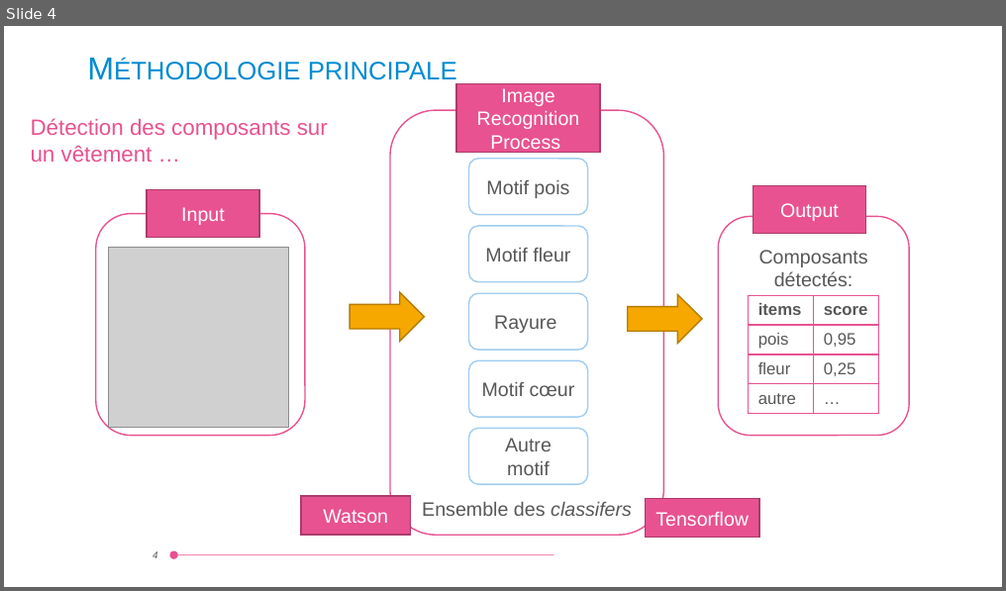
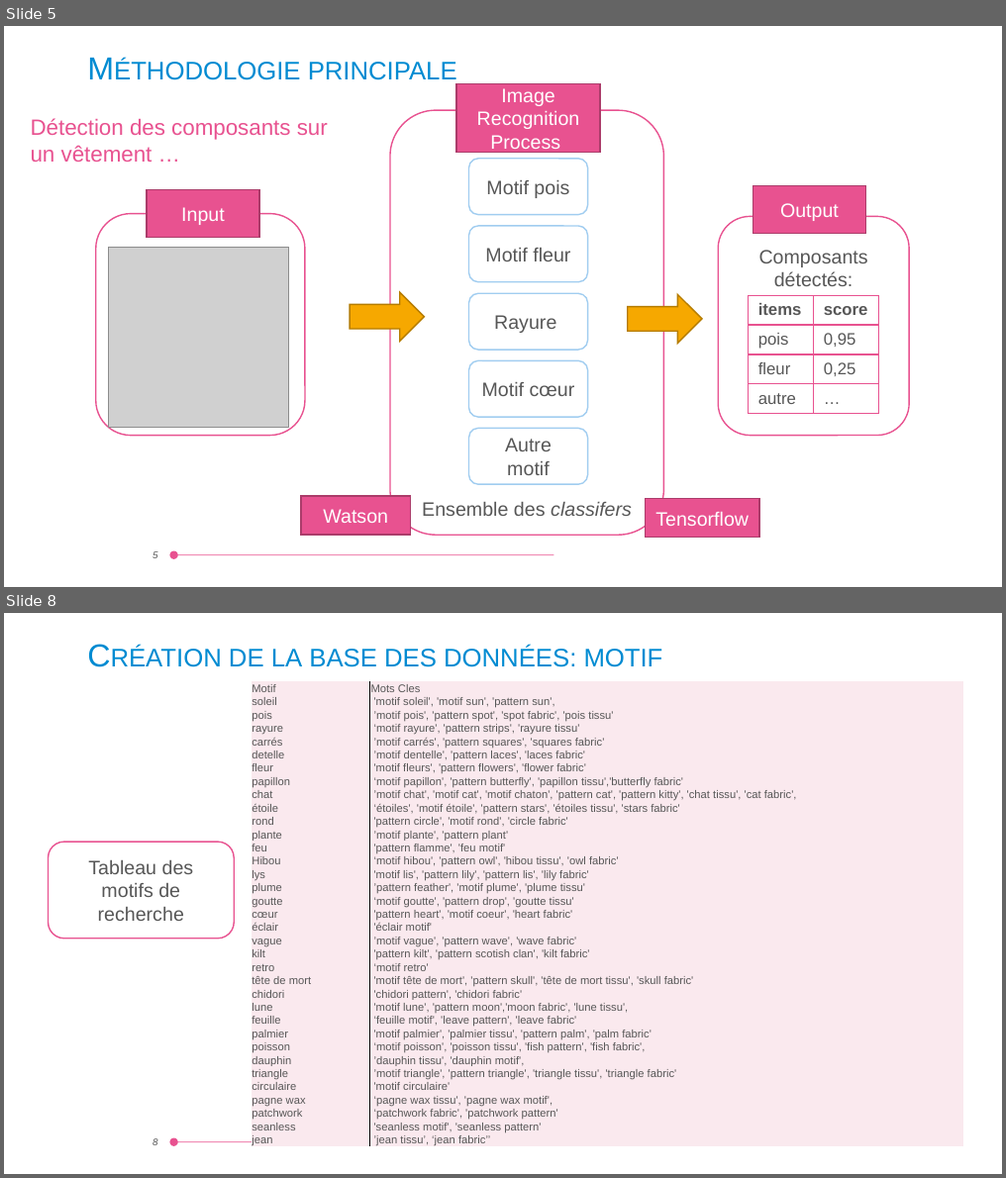
Before and after one commit to nanzhao2016/Projet_Mode, a slide deck: methodologie.pptx. Shown one above the other, each under a label of ours: slide 4 before the commit, slides 5 and 8 after it; the slides between them are not shown. The pictures are 1006x591 and 1006x1178 pixels, drawn with LibreOffice and Linux fonts; fonts in the diff are those of the drawing; grey boxes stand for pictures; background and template pictures are left out. Boxes give left, top, right and bottom in pixels: in the first picture for what was removed or moved away, otherwise in the second. Text is boxed around its words. In the diff, an @@ line names an element or a change of style, - is before the commit and + after.

```diff
--- a/methodologie.pptx
+++ b/methodologie.pptx
@@ slide 8 added at [4, 613, 1002, 1174], background picture (left out); not listed: 1 template element that a slide beside it also shows @@
@@ title added at [229, 646, 663, 667], 23 pt, text #008BD2, small capitals @@
+Création de la base des données: motif
@@ table added at [252, 682, 964, 1174], 35 rows, 2 columns @@
+Motif | Mots Cles
+soleil | 'motif soleil', 'motif sun', 'pattern sun',
+pois | ’motif pois', 'pattern spot', 'spot fabric', 'pois tissu'
+rayure | ‘motif rayure', 'pattern strips', 'rayure tissu'
+carrés | ’motif carrés', 'pattern squares', 'squares fabric'
+detelle | ’motif dentelle', 'pattern laces', 'laces fabric'
+fleur | 'motif fleurs', 'pattern flowers', 'flower fabric'
+papillon | ‘motif papillon', 'pattern butterfly', 'papillon tissu','butterfly fabric'
+chat | ’motif chat', 'motif cat', 'motif chaton', 'pattern cat', 'pattern kitty', 'chat tissu', 'cat fabric',
+étoile | ‘étoiles', 'motif étoile', 'pattern stars', 'étoiles tissu', 'stars fabric'
+rond | 'pattern circle', 'motif rond', 'circle fabric'
+plante | ’motif plante', 'pattern plant'
+feu | 'pattern flamme', 'feu motif'
+Hibou | ‘motif hibou', 'pattern owl', 'hibou tissu', 'owl fabric'
+lys | 'motif lis', 'pattern lily', 'pattern lis', 'lily fabric'
+plume | ’pattern feather', 'motif plume', 'plume tissu'
+goutte | ‘motif goutte', 'pattern drop', 'goutte tissu'
+cœur | 'pattern heart', 'motif coeur', 'heart fabric'
+éclair | 'éclair motif'
+vague | ’motif vague', 'pattern wave', 'wave fabric'
+kilt | 'pattern kilt', 'pattern scotish clan', 'kilt fabric'
+retro | ‘motif retro'
+tête de mort | 'motif tête de mort', 'pattern skull', 'tête de mort tissu', 'skull fabric'
+chidori | 'chidori pattern', 'chidori fabric'
+lune | 'motif lune', 'pattern moon','moon fabric', 'lune tissu',
+feuille | ‘feuille motif', 'leave pattern', 'leave fabric'
+palmier | 'motif palmier', 'palmier tissu', 'pattern palm', 'palm fabric'
+poisson | ‘motif poisson', 'poisson tissu', 'fish pattern', 'fish fabric',
+dauphin | ’dauphin tissu', 'dauphin motif',
+triangle | ’motif triangle', 'pattern triangle', 'triangle tissu', 'triangle fabric'
+circulaire | 'motif circulaire'
+pagne wax | ‘pagne wax tissu', 'pagne wax motif',
+patchwork | ‘patchwork fabric', 'patchwork pattern'
+seanless | 'seanless motif', 'seanless pattern'
+jean | ’jean tissu’, ‘jean fabric’’
@@ rounded rectangle added at [48, 842, 234, 939], fill #FFFFFF, outline #E85290 1 pt, 14 pt, text #575757 @@
+Tableau des motifs de recherche
@@ page number added at [152, 1139, 157, 1146], 7 pt, text #575757, italic @@
+8
@@ what was slide 4 is now slide 5 @@
@@ page number at [152, 552, 157, 559]: text changed @@
-4
+5
```
Also in this commit, not shown: 2 slides changed, 5 other slides added.
